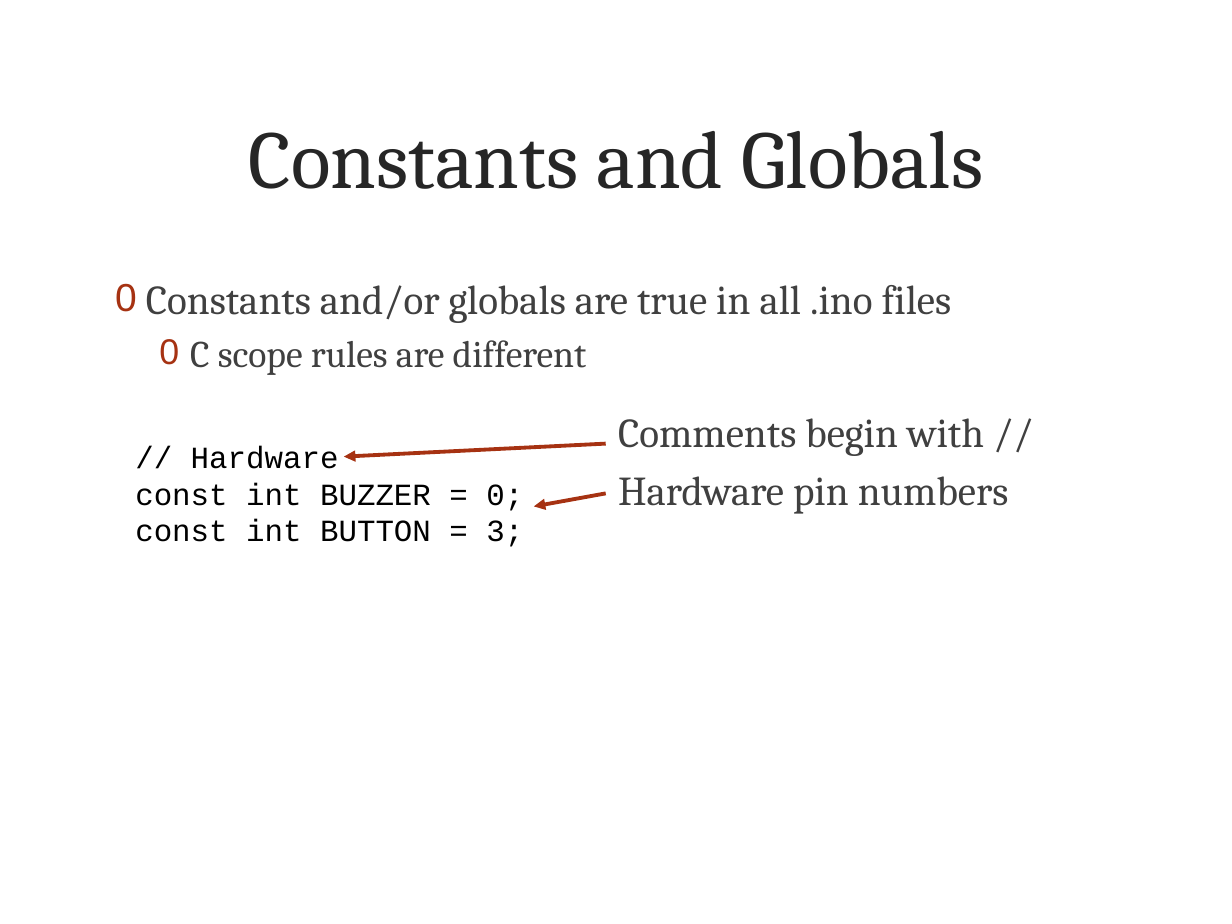
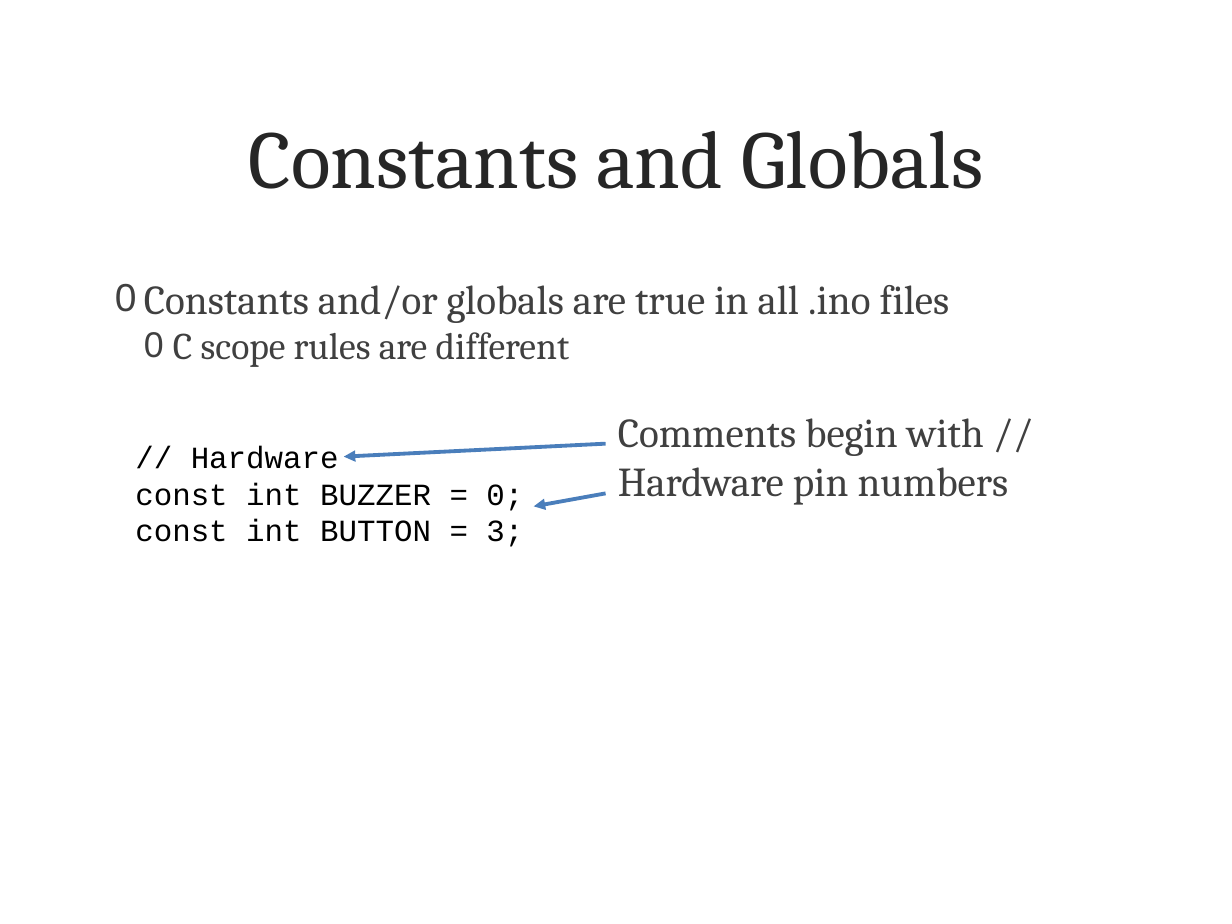
Before and after one commit to land-boards/lb-Arduino-Code, a slide deck: slide 17 of WakeUp/WakeUp_State/Wake Me Up.pptx. Drawn at 1232x924 pixels with LibreOffice and Linux fonts; fonts in the diff are those of the drawing; background and template pictures are left out. Boxes give left, top, right and bottom in pixels: in the first picture for what was removed or moved away, otherwise in the second. Text is boxed around its words. In the diff, an @@ line names an element or a change of style, - is before the commit and + after.

```diff
--- a/WakeUp/WakeUp_State/Wake Me Up.pptx
+++ b/WakeUp/WakeUp_State/Wake Me Up.pptx
@@ text "Constants and/or globals are true ..." at [144,285,950,367]: indent changed; less space between paragraphs @@
@@ text "Comments begin with //" at [618,418,1009,505]: less space between paragraphs @@
@@ arrow (606, 444) - (344, 457): stroke #A63212 2.25 pt to #4B7EBC 2.24 pt @@
@@ arrow (606, 493) - (533, 506): stroke #A63212 2.25 pt to #4B7EBC 2.24 pt @@
```
Also in this commit, not shown: 23 other slides changed, 1 other file.
